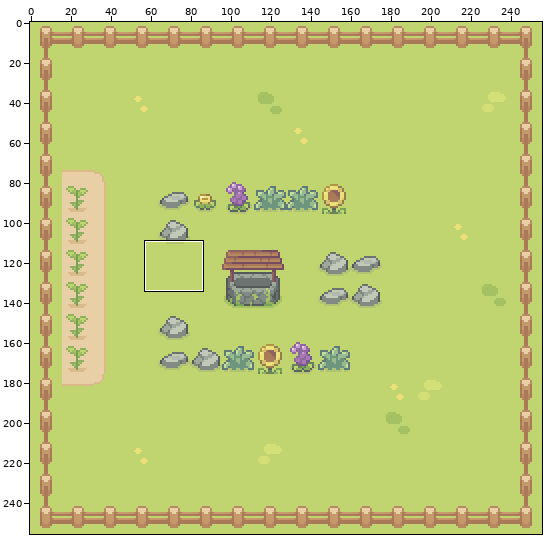
File history of a sprite sheet, client/public/assets/maps/medium4.png. Above: a wide view before the commit, with the close-up outlined.
Close-up. Before the commit:
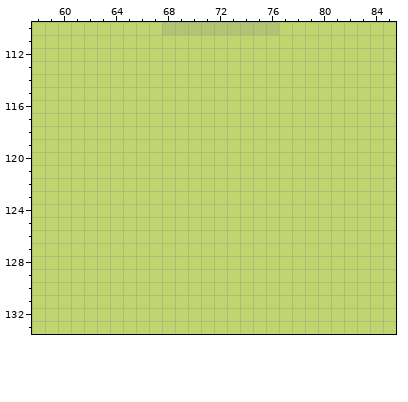
The file is 256x256 pixels. Colours within 5 levels of each other are drawn and written as one. Shown: x 58..85, y 110..133.
Once edited:
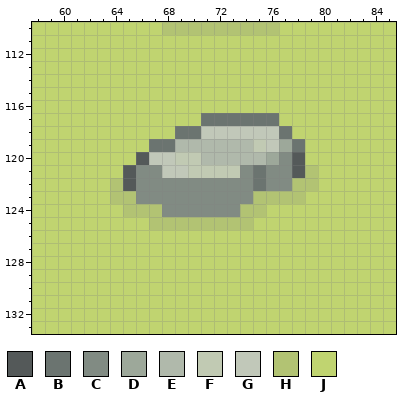
Palette (. is transparent): A #545959  B #6b7470  C #818b83  D #9da89a  E #b0b9ab  F #c1cab3  G #c1c8b9  H #b2c373  J #c0d470
The author wrote: update small changes to medium4 map which make it align with 34 from original better
Diff:
{"y":117,"x":71,"old":"JJJJJJ","new":"BBBBBB"}
{"y":118,"x":69,"old":"JJJJJJJJJ","new":"BBGGGGGGB"}
{"y":119,"x":67,"old":"JJJJJJJJJJJJ","new":"BBEEEEEEFGDB"}
{"y":120,"x":66,"old":"JJJJJJJJJJJJJ","new":"AGGFFEEEEEDCA"}
{"y":121,"x":65,"old":"JJJJJJJJJJJJJJJ","new":"ACCGGFFFFCBCCAH"}
{"y":122,"x":64,"old":"JJJJJJJJJJJJJJJJ","new":"HACCCCCCCCCBCCHH"}
{"y":123,"x":64,"old":"JJJJJJJJJJJJJJJ","new":"HHCCCCCCCCCHHHH"}
{"y":124,"x":65,"old":"JJJJJJJJJJJ","new":"HHHCCCCCCHH"}
{"y":125,"x":67,"old":"JJJJJJJJ","new":"HHHHHHHH"}
